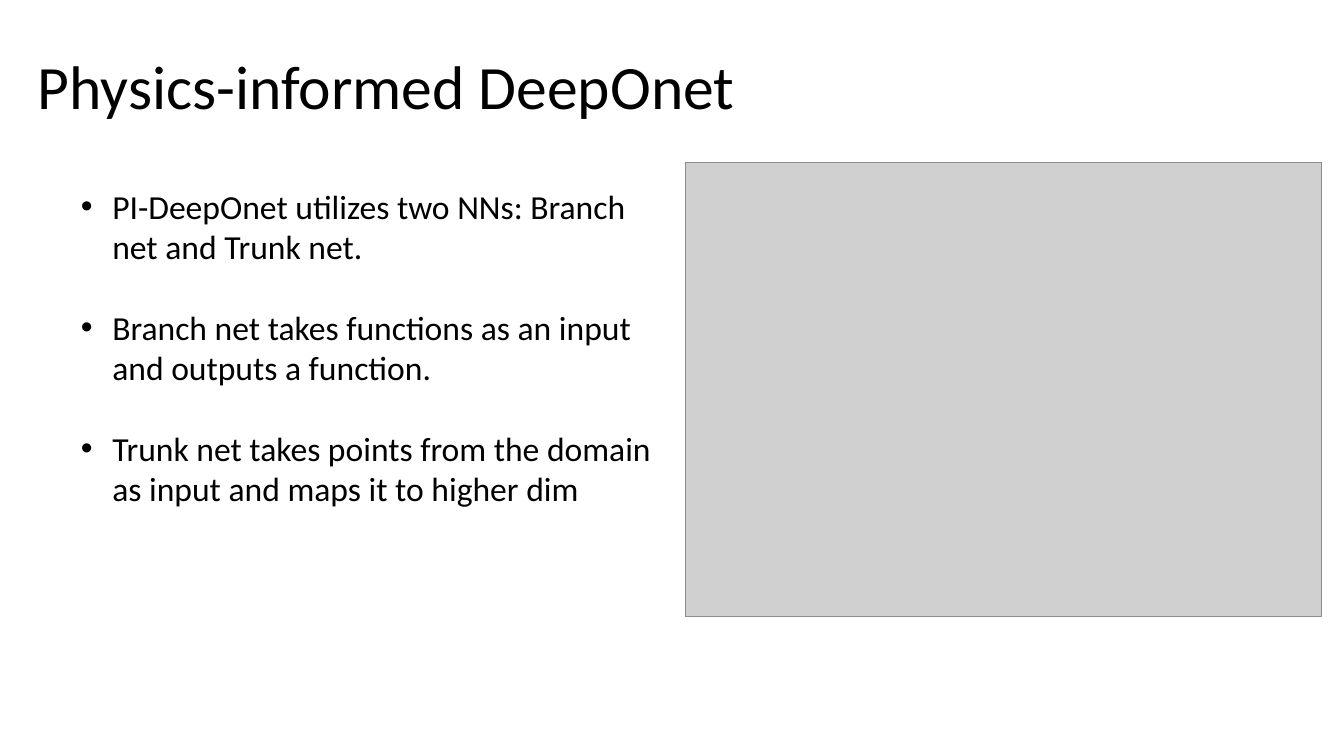
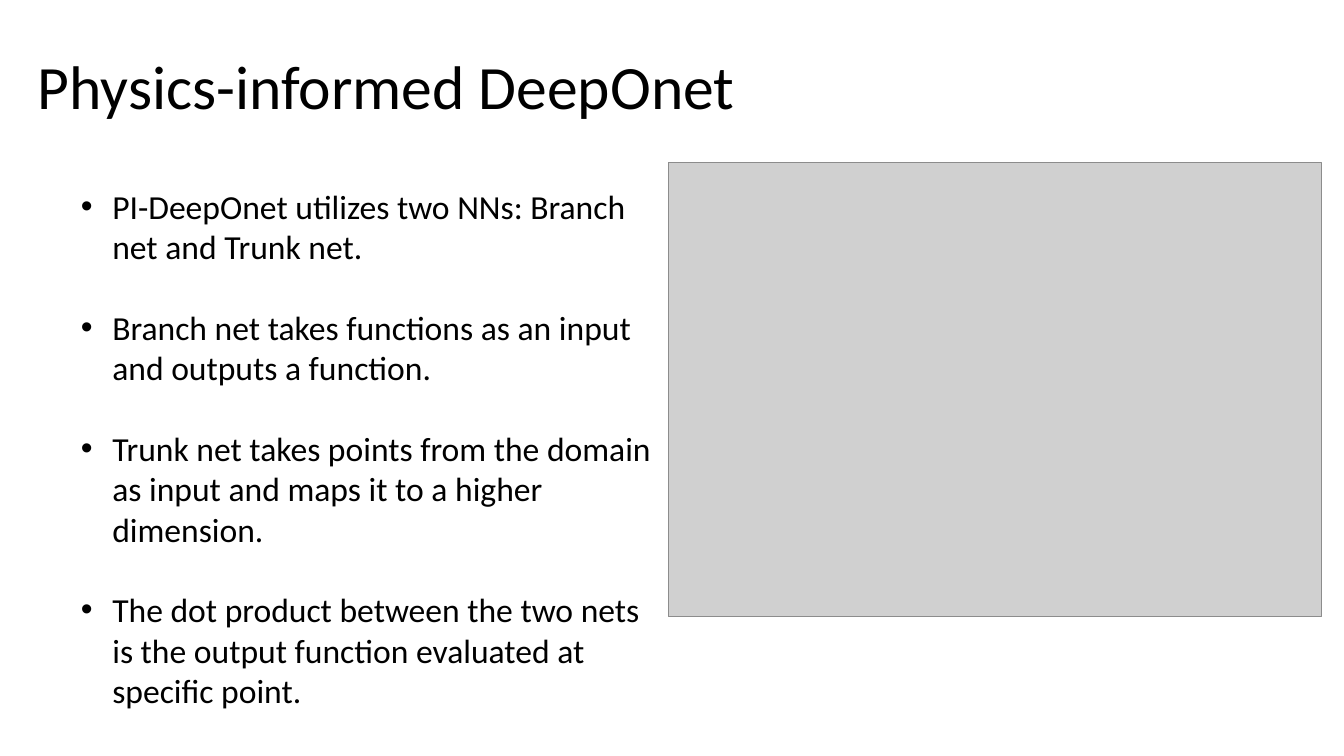
Before and after one commit to HashimAlSadah/MX-Project, a slide deck: slide 10 of ppt/Deep Learning Methods for Solving PDEs - MX CA Project.pptx. Drawn at 1344x756 pixels with LibreOffice and Linux fonts; fonts in the diff are those of the drawing; grey boxes stand for pictures. Boxes give left, top, right and bottom in pixels: in the first picture for what was removed or moved away, otherwise in the second. Text is boxed around its words. In the diff, an @@ line names an element or a change of style, - is before the commit and + after.

Commit message:
presentation is updated

```diff
--- a/ppt/Deep Learning Methods for Solving PDEs - MX CA Project.pptx
+++ b/ppt/Deep Learning Methods for Solving PDEs - MX CA Project.pptx
@@ picture: place and size @@
-picture at box(686, 163, 1322, 617)
+picture at box(668, 163, 1322, 617)
@@ text at box(112, 437, 651, 709): text changed @@
-• Trunk net takes points from the domain as input and maps it to higher dim
+• Trunk net takes points from the domain as input and maps it to a higher dimension.
+• The dot product between the two nets is the output function evaluated at specific point.
```
Also in this commit, not shown: 1 other slide changed, 8 slides added, 1 slide removed.
